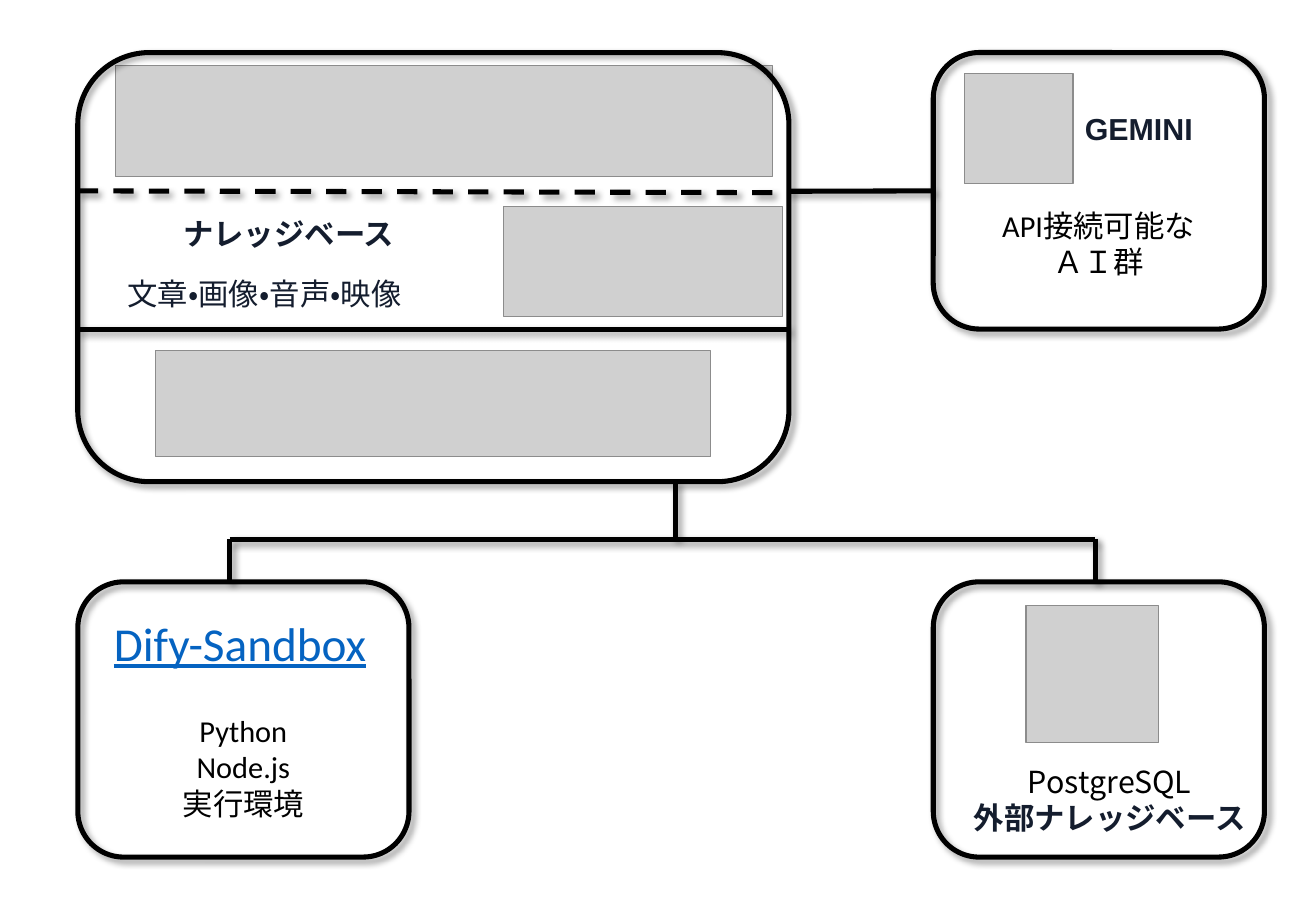
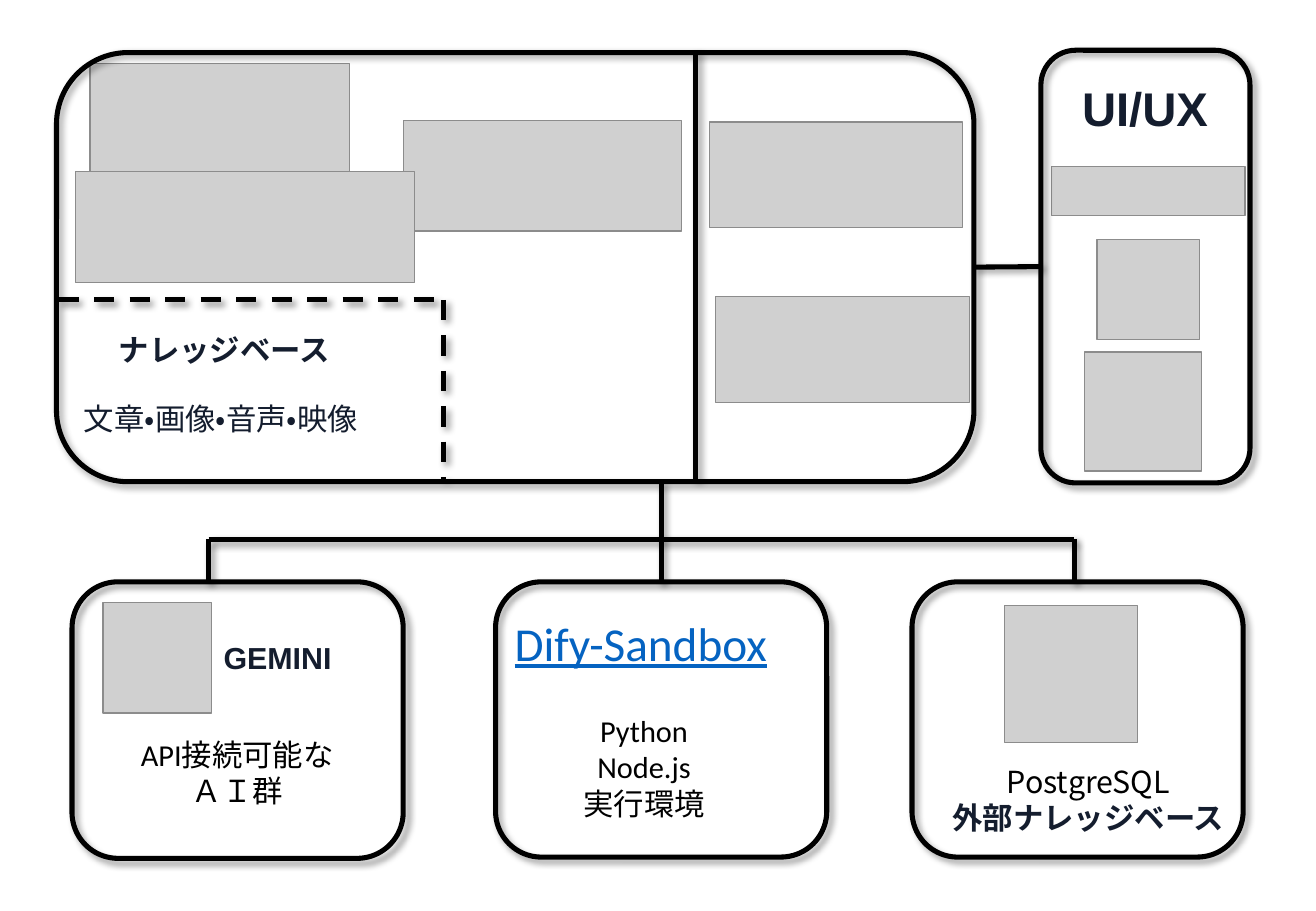
Before and after one commit to yamamoto-ryuzo/portal, a slide deck: slide 1 of Dify/Dify.pptx. Drawn at 1316x911 pixels with LibreOffice and Linux fonts; fonts in the diff are those of the drawing; grey boxes stand for pictures. Boxes give left, top, right and bottom in pixels: in the first picture for what was removed or moved away, otherwise in the second. Text is boxed around its words. In the diff, an @@ line names an element or a change of style, - is before the commit and + after.

```diff
--- a/Dify/Dify.pptx
+++ b/Dify/Dify.pptx
@@ rounded rectangle: place and size @@
-rounded rectangle at box(78, 52, 789, 481)
+rounded rectangle at box(57, 52, 975, 481)
@@ line moved from (78, 329) - (789, 329) to (695, 480) - (695, 50) @@
@@ rounded rectangle added at box(1041, 50, 1250, 482), outline #000000 3 pt @@
@@ picture: place and size @@
-picture at box(115, 66, 773, 177)
+picture at box(90, 63, 350, 175)
@@ text added at box(1082, 91, 1208, 127), 28 pt, text #141D2E, bold @@
+UI/UX
@@ picture: place and size @@
-picture at box(504, 207, 783, 317)
+picture at box(403, 120, 682, 231)
@@ picture: place and size @@
-picture at box(156, 351, 711, 457)
+picture at box(710, 122, 962, 227)
@@ picture added at box(75, 171, 414, 283) @@
@@ picture added at box(1051, 166, 1244, 216) @@
@@ line removed from (789, 192) to (933, 191) @@
@@ picture added at box(1097, 239, 1199, 339) @@
@@ line added from (975, 267) to (1041, 267), #000000 3 pt @@
@@ picture added at box(716, 296, 970, 402) @@
@@ line moved from (78, 191) - (789, 193) to (58, 300) - (442, 300) @@
@@ text "ナレッジベース": place and size @@
-text "ナレッジベース" at box(183, 220, 394, 248)
+text "ナレッジベース" at box(119, 336, 330, 364)
@@ line added from (444, 300) to (444, 480), #000000 3 pt dashed @@
@@ picture added at box(1085, 352, 1202, 471) @@
@@ text "文章・画像・音声・映像": place and size @@
-text "文章・画像・音声・映像" at box(128, 279, 402, 308)
+text "文章・画像・音声・映像" at box(84, 404, 358, 433)
@@ line moved from (676, 482) - (676, 540) to (661, 482) - (661, 582) @@
@@ 3 lines, 1 picture, 1 text, 1 rounded rectangle: place and size @@
-3 lines, 1 picture, 1 text, 1 rounded rectangle at box(230, 540, 1265, 858)
+3 lines, 1 picture, 1 text, 1 rounded rectangle at box(209, 540, 1244, 858)
@@ 2 texts, 1 picture, 1 rounded rectangle: place and size @@
-2 texts, 1 picture, 1 rounded rectangle at box(933, 52, 1265, 329)
+2 texts, 1 picture, 1 rounded rectangle at box(72, 582, 403, 859)
@@ rounded rectangle: place and size @@
-rounded rectangle at box(78, 582, 410, 858)
+rounded rectangle at box(496, 582, 828, 858)
@@ text "Dify-Sandbox": place and size @@
-text "Dify-Sandbox" at box(114, 628, 366, 669)
+text "Dify-Sandbox" at box(515, 628, 767, 669)
@@ text "Python": place and size @@
-text "Python" at box(183, 721, 304, 818)
+text "Python" at box(583, 721, 704, 818)
```
Also in this commit, not shown: 1 other file.
